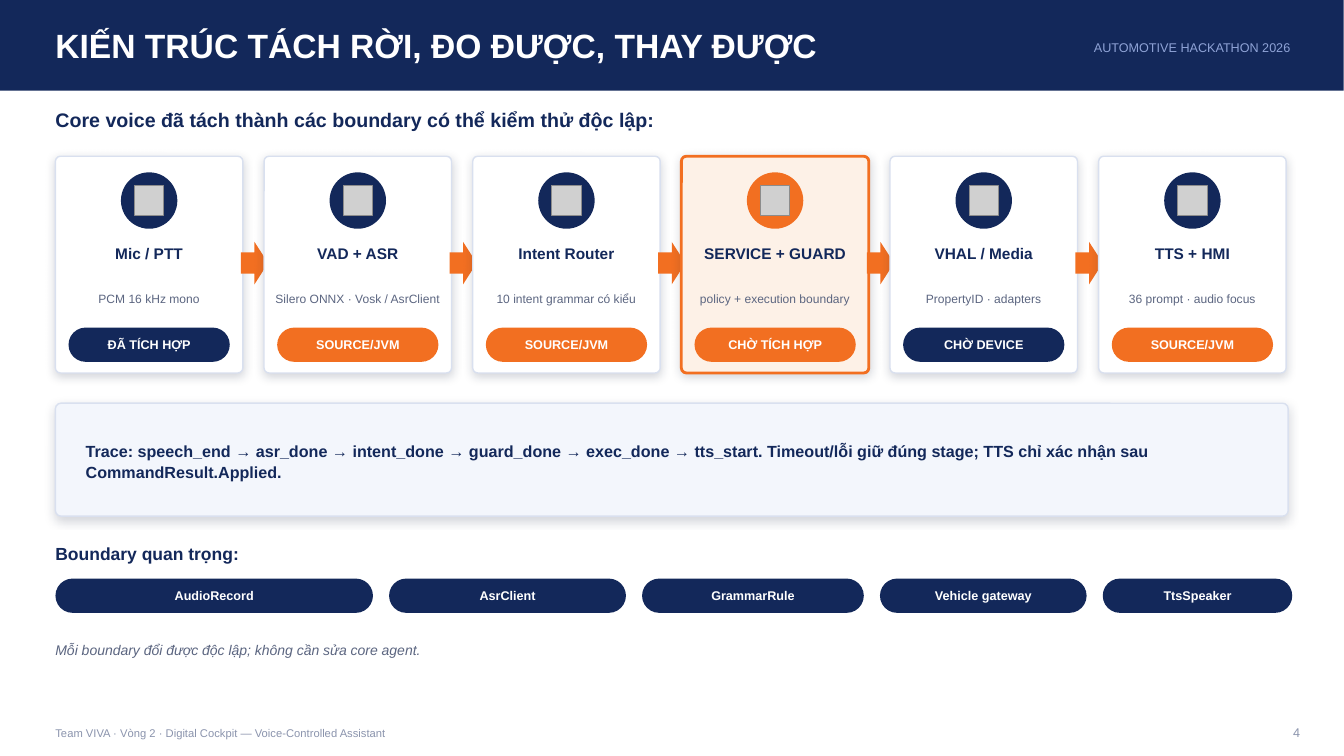
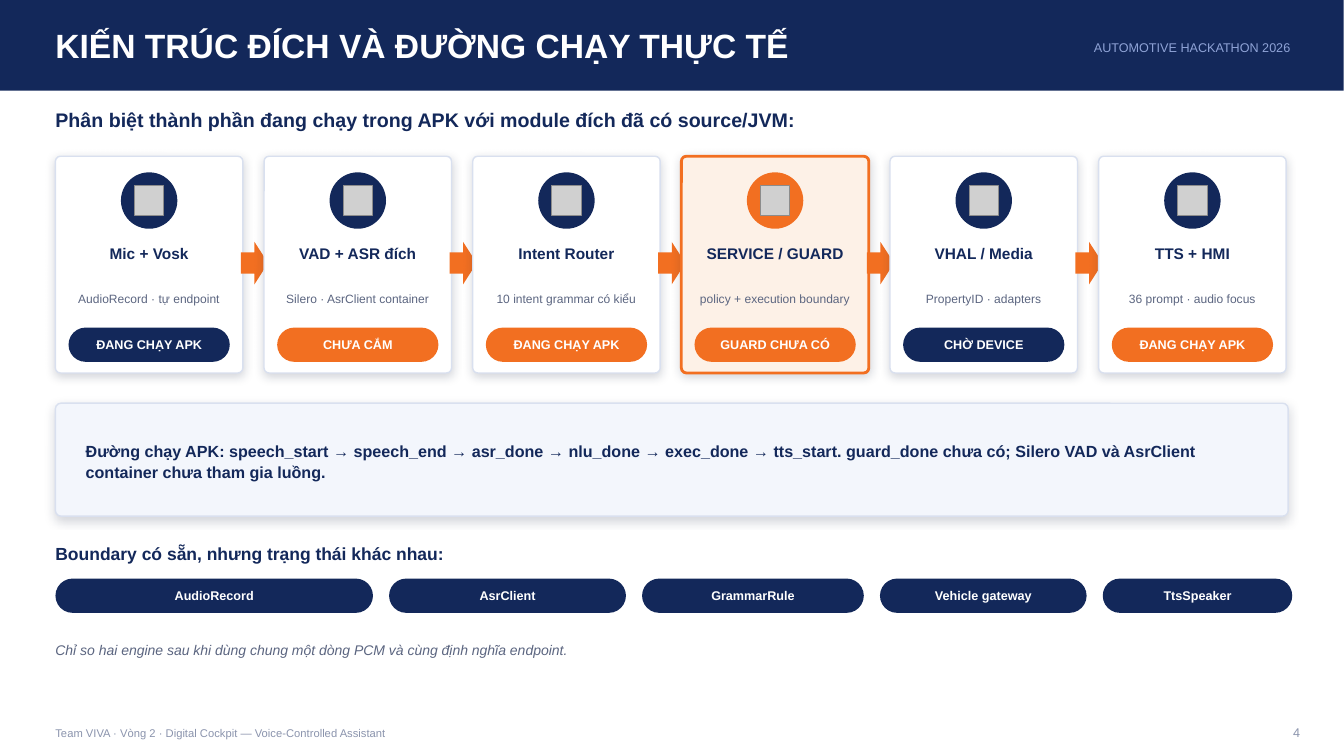
Before and after one commit to lcv-back/fpt-automotive-hackathon, a slide deck: slide 4 of docs/VIVA_Pitch_Vong2.pptx. Drawn at 1344x756 pixels with LibreOffice and Linux fonts; fonts in the diff are those of the drawing; grey boxes stand for pictures. Boxes give left, top, right and bottom in pixels: in the first picture for what was removed or moved away, otherwise in the second. Text is boxed around its words. In the diff, an @@ line names an element or a change of style, - is before the commit and + after.

Commit message:
docs(vong2): align voice claims with APK runtime

```diff
--- a/docs/VIVA_Pitch_Vong2.pptx
+++ b/docs/VIVA_Pitch_Vong2.pptx
@@ text at [55, 31, 789, 64]: text changed @@
-KIẾN TRÚC TÁCH RỜI, ĐO ĐƯỢC, THAY ĐƯỢC
+KIẾN TRÚC ĐÍCH VÀ ĐƯỜNG CHẠY THỰC TẾ
@@ text at [55, 112, 795, 131]: text changed @@
-Core voice đã tách thành các boundary có thể kiểm thử độc lập:
+Phân biệt thành phần đang chạy trong APK với module đích đã có source/JVM:
@@ text at [110, 248, 189, 259]: text changed @@
-Mic / PTT
+Mic + Vosk
@@ text at [299, 247, 416, 259]: text changed @@
-VAD + ASR
+VAD + ASR đích
@@ text at [707, 248, 844, 259]: text changed @@
-SERVICE + GUARD
+SERVICE / GUARD
@@ text at [78, 294, 219, 305]: text changed @@
-PCM 16 kHz mono
+AudioRecord · tự endpoint
@@ text at [286, 294, 429, 303]: text changed @@
-Silero ONNX · Vosk / AsrClient
+Silero · AsrClient container
@@ text at [96, 340, 202, 352]: text changed @@
-ĐÃ TÍCH HỢP
+ĐANG CHẠY APK
@@ text at [323, 339, 393, 349]: text changed @@
-SOURCE/JVM
+CHƯA CẮM
@@ text at [514, 340, 620, 352]: text changed @@
-SOURCE/JVM
+ĐANG CHẠY APK
@@ text at [720, 339, 830, 349]: text changed @@
-CHỜ TÍCH HỢP
+GUARD CHƯA CÓ
@@ text at [1140, 340, 1246, 352]: text changed @@
-SOURCE/JVM
+ĐANG CHẠY APK
@@ text at [86, 445, 1196, 482]: text changed @@
-Trace: speech_end → asr_done → intent_done → guard_done → exec_done → tts_start. Timeout/lỗi giữ đúng stage; TTS chỉ xác nhận sau CommandResult.Applied.
+Đường chạy APK: speech_start → speech_end → asr_done → nlu_done → exec_done → tts_start. guard_done chưa có; Silero VAD và AsrClient container chưa tham gia luồng.
@@ text at [55, 547, 444, 564]: text changed @@
-Boundary quan trọng:
+Boundary có sẵn, nhưng trạng thái khác nhau:
@@ text at [55, 644, 567, 658]: text changed @@
-Mỗi boundary đổi được độc lập; không cần sửa core agent.
+Chỉ so hai engine sau khi dùng chung một dòng PCM và cùng định nghĩa endpoint.
```
Also in this commit, not shown: 1 other slide changed, 5 other files.
